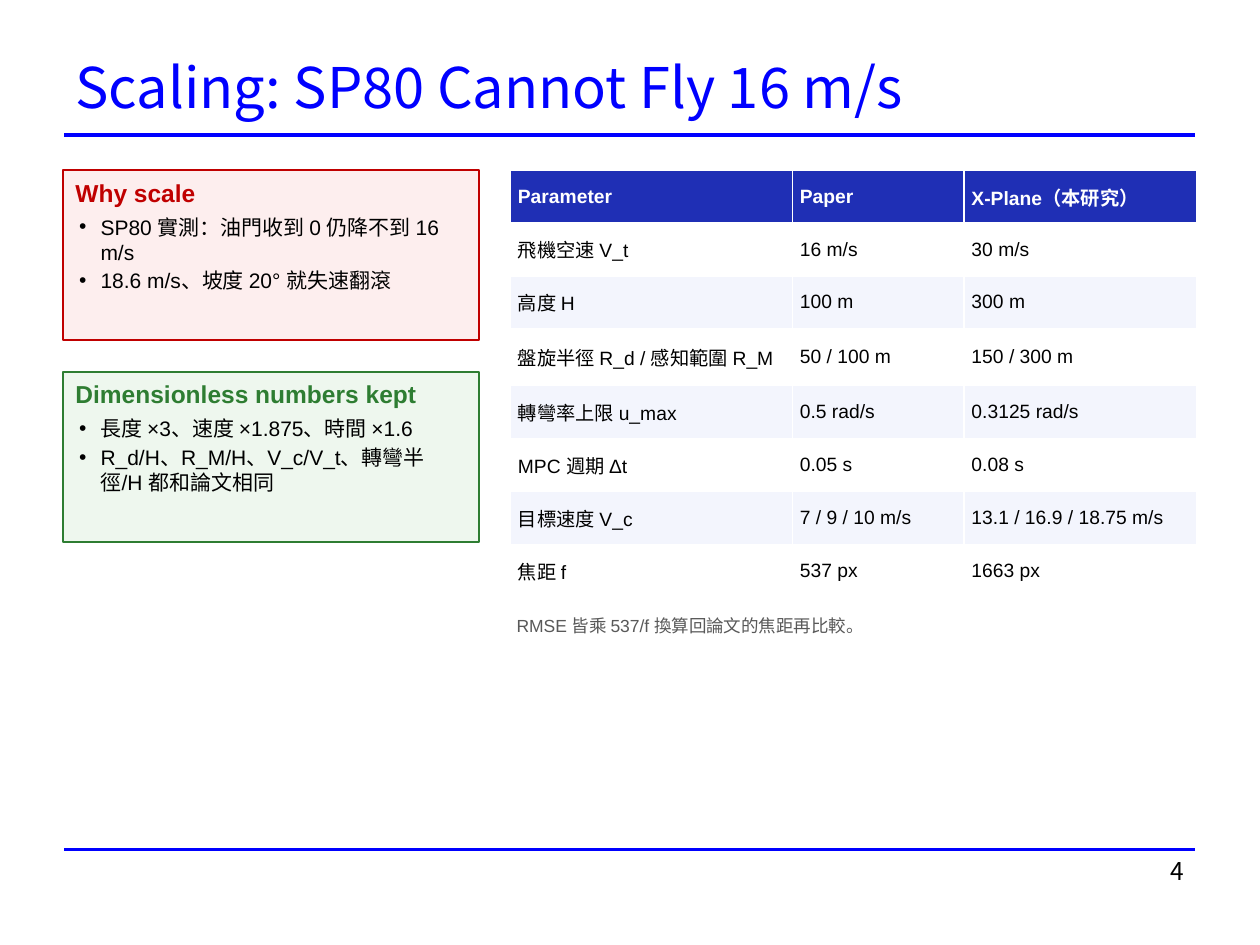
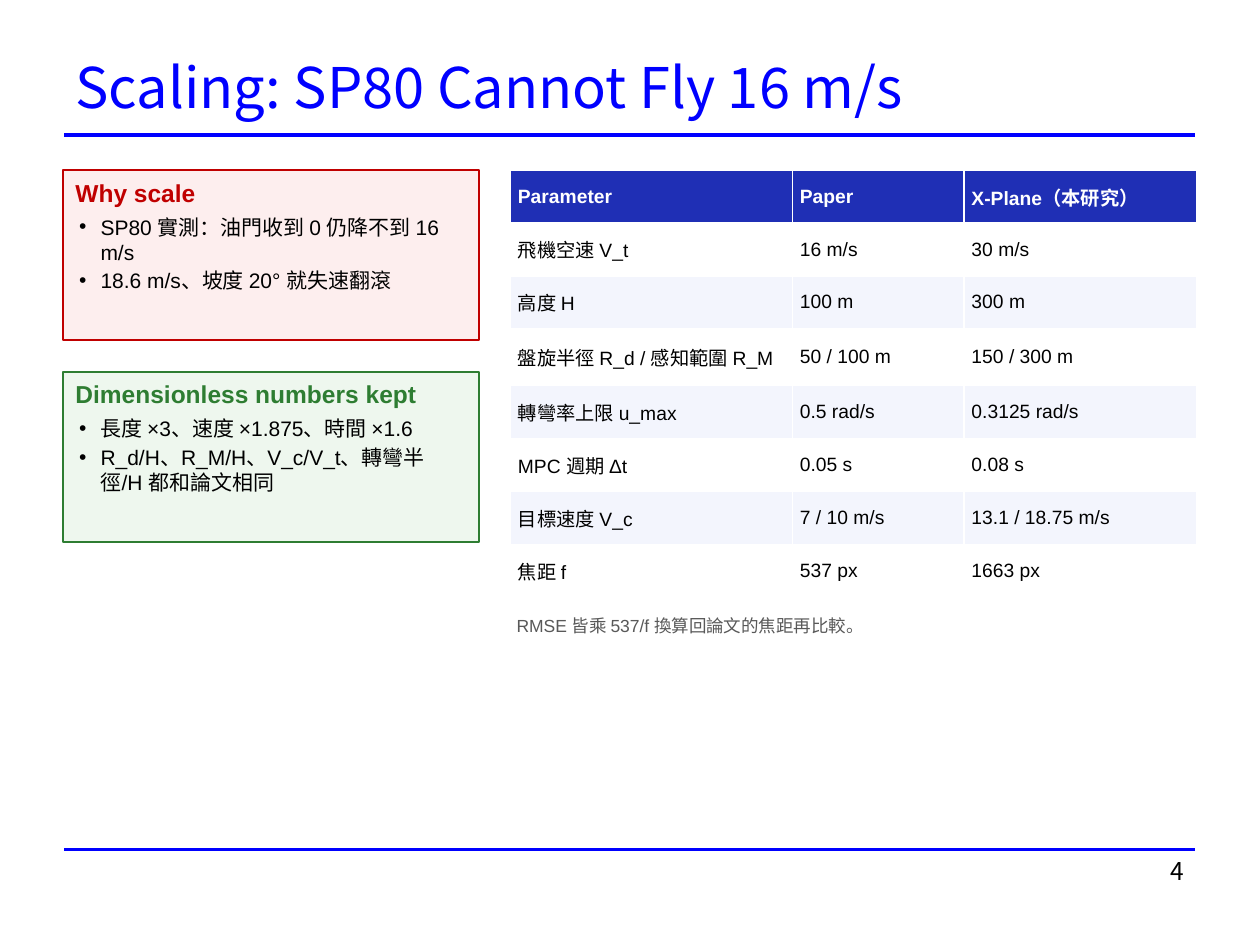
Before and after one commit to rossi1122/hsiang_thesis_simulation, a slide deck: slide 4 of docs/presentations/20261118_Phase2_進度報告.pptx. Drawn at 1260x945 pixels with LibreOffice and Linux fonts; fonts in the diff are those of the drawing. Boxes give left, top, right and bottom in pixels: in the first picture for what was removed or moved away, otherwise in the second. Text is boxed around its words. In the diff, an @@ line names an element or a change of style, - is before the commit and + after.

```diff
--- a/docs/presentations/20261118_Phase2_進度報告.pptx
+++ b/docs/presentations/20261118_Phase2_進度報告.pptx
@@ table at bbox=[510, 170, 1197, 593] @@
-row 7, column 2: 7 / 9 / 10 m/s
+row 7, column 2: 7 / 10 m/s
-row 7, column 3: 13.1 / 16.9 / 18.75 m/s
+row 7, column 3: 13.1 / 18.75 m/s
```
Also in this commit, not shown: 14 other slides changed, 1 slide removed.
